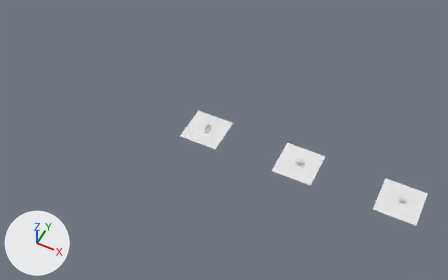
The Blender file resources/resources_cargoes.blend: old version first, new version second.
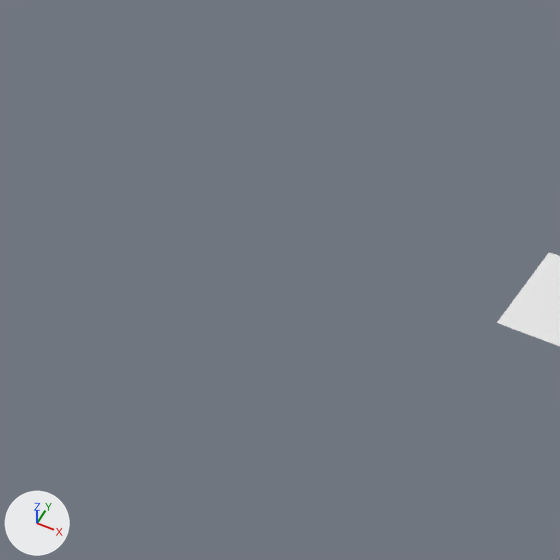
Each version appears first whole from a 50 mm camera at (0.33, -18.7, 23.07) aimed at (-9.0, -0.03, -0.27), and next in a close-up on the part from 0% to 45% of the width and 7% to 79% of the height. The axes (+X, +Y, +Z) are drawn at lower left. The lights are the same throughout.
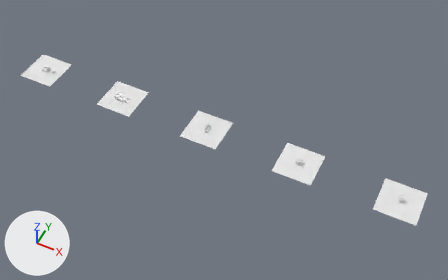
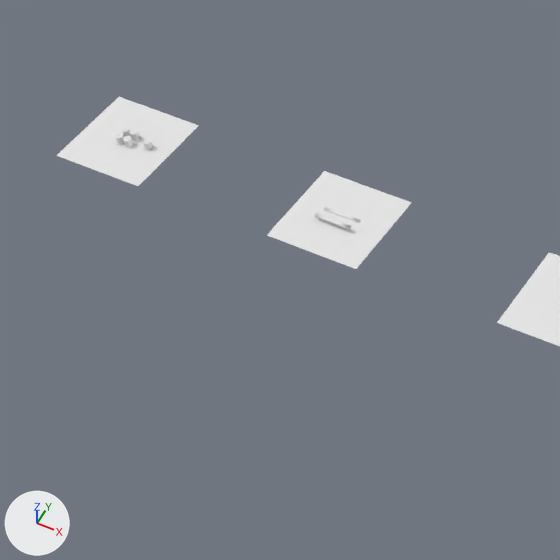
Pixel boxes [x1, y1, x2, y2] of what changed, in the close-ups (560 x 560 px):
'Plane.004', added
    after: [267, 171, 412, 269]
'Plane.005', added
    after: [56, 97, 199, 186]
'Paper4', added
    after: [115, 127, 141, 149]
    faces in mat_paint_white: [115, 127, 139, 147]
'Log_NoBark', added
    after: [315, 213, 351, 230]
'Log_Bark', added
    after: [324, 207, 361, 223]
    faces in mat_wood_bark: [324, 207, 361, 223]
'Paper1', added
    after: [143, 139, 155, 152]

The change in detail:
Material 'Wood_Fresh' (mat_wood_fresh) is new.
Material 'Wood_Bark' (mat_wood_bark) is new.
Material 'Wood_SlatsLight' (mat_wood_slatslight) is new.
Material 'Paint_GrayMid' (mat_paint_graymid) is new.
Material 'Paint_White' (mat_paint_white) is new.
Mesh me_plane_006 is new.
It has 98 vertices, 112 faces and spans x -31.4..29.6, y -0.3..0.3, z -0.3..0.3.
It uses material mat_wood_fresh.
Mesh me_plane_004 is new.
It has 98 vertices, 112 faces and spans x -31.4..29.6, y -0.3..0.3, z -0.3..0.3.
Faces by material slot: [80, 32].
It uses material mat_wood_bark.
It uses material mat_wood_fresh.
Mesh me_paper3_002 is new.
It has 960 vertices, 912 faces and spans x -3.16..3.12, y -2.9..2.9, z 0.03..2.83.
Faces by material slot: [384, 384, 144].
It uses material mat_paint_graymid.
It uses material mat_paint_white.
It uses material mat_wood_slatslight.
Mesh me_paper3_000 is new.
It has 240 vertices, 228 faces and spans x -1.43..1.45, y -1.3..1.3, z 0.03..2.83.
Faces by material slot: [96, 96, 36].
It uses material mat_paint_graymid.
It uses material mat_paint_white.
It uses material mat_wood_slatslight.
Object 'Log_NoBark' (ob_log_nobark) is new; it shows me_plane_006.
Its location is (-15.0, -0.2, 0.1).
Its scale is (0.0128, 0.128, 0.128).
Object 'Log_Bark' (ob_log_bark) is new; it shows me_plane_004.
Its location is (-15.0, 0.1, 0.0).
Its scale is (0.0128, 0.128, 0.128).
Object 'Paper4' (ob_paper4) is new; it shows me_paper3_002.
Its location is (-20.0, 0.0, 0.0).
Its rotation in degrees is (0, 0, 90).
Its scale is (0.0624, 0.0624, 0.0624).
It gains a EDGE_SPLIT modifier named 'EdgeSplit'.
Object 'Plane.004' (ob_plane_004) is new; it shows a copy of the mesh of ob_plane_003.
Its location is (-15.0, 0.0, 0.0).
Object 'Plane.005' (ob_plane_005) is new; it shows a copy of the mesh of ob_plane_003.
Its location is (-20.0, 0.0, 0.0).
Object 'Paper1' (ob_paper1) is new; it shows me_paper3_000.
Its location is (-19.5, 0.0, 0.0).
Its rotation in degrees is (0, 0, 90).
Its scale is (0.0624, 0.0624, 0.0624).
It gains a EDGE_SPLIT modifier named 'EdgeSplit'.
